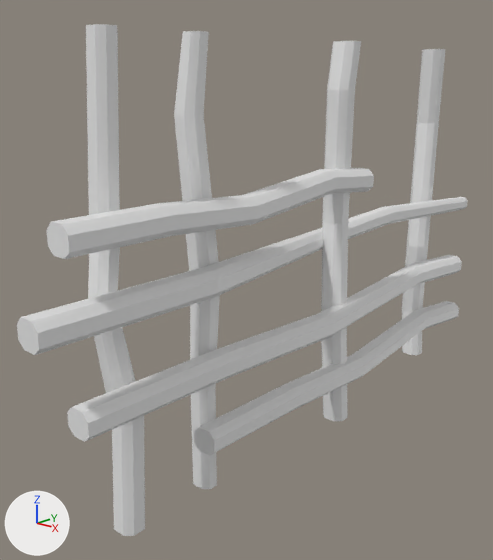
What one commit did to the Blender file cerca2.blend.
Camera for both pictures: a camera (50 mm lens) standing at (3.19, -3.03, 3.03) and looking at (-0.32, 0.8, 1.51). Every picture has the same lights, and +X, +Y and +Z are marked at lower left. The first picture is the older version.

The older version as bpy lines, for what is in view:
```python
me_cube = bpy.data.meshes.new('Cube')
me_cube.from_pydata(...)  # 98 vertices, 96 faces; spans x -0.56..0.39, y -0.49..0.6, z -0.98..0.98
me_cube.materials.append(mat_material)  # white #e7e7e7
me_cube_004 = bpy.data.meshes.new('Cube.004')
me_cube_004.from_pydata(...)  # 98 vertices, 96 faces; spans x -0.02..1.12, y -0.54..0.6, z -0.9..0.91
me_cube_004.materials.append(mat_material_004)  # white #e7e7e7
me_cube_006 = bpy.data.meshes.new('Cube.006')
me_cube_006.from_pydata(...)  # 98 vertices, 96 faces; spans x -0.02..1.12, y -0.54..0.6, z -0.9..0.91
me_cube_006.materials.append(mat_material_006)  # white #e7e7e7
me_cube_007 = bpy.data.meshes.new('Cube.007')
me_cube_007.from_pydata(...)  # 98 vertices, 96 faces; spans x -0.02..1.12, y -0.54..0.6, z -0.9..0.91
me_cube_007.materials.append(mat_material_007)  # white #e7e7e7
ob_troncohorizontal1 = bpy.data.objects.new('TroncoHorizontal1', me_cube_004)
ob_troncohorizontal1.location = (0.0, 0.26, 2.25)
ob_troncohorizontal1.rotation_euler = (-1.568, 0.0, 0.0)  # degrees (-90, 0, 0)
ob_troncohorizontal1.scale = (0.252, 0.22, 1.59)
ob_troncohorizontal3 = bpy.data.objects.new('TroncoHorizontal3', me_cube_006)
ob_troncohorizontal3.location = (0.0, 1.152, 1.197)
ob_troncohorizontal3.rotation_euler = (-1.568, 0.0, 0.0)  # degrees (-90, 0, 0)
ob_troncohorizontal3.scale = (0.252, 0.22, 2.54)
ob_troncohorizontal4 = bpy.data.objects.new('TroncoHorizontal4', me_cube_007)
ob_troncohorizontal4.location = (0.0, 1.653, 0.687)
ob_troncohorizontal4.rotation_euler = (-1.568, 0.0, 0.0)  # degrees (-90, 0, 0)
ob_troncohorizontal4.scale = (0.252, 0.22, 2.02)
ob_troncovertical1 = bpy.data.objects.new('TroncoVertical1', me_cube)
ob_troncovertical1.location = (0.0, 0.0, 1.752)
ob_troncovertical1.scale = (0.252, 0.22, 1.59)
# also in view: 'TroncoVertical2' at (0.05, 1.48, 1.75); 'TroncoVertical3' at (-0.18, 3.29, 1.75); 'TroncoHorizontal2' at (0.03, 1.15, 1.79); 'TroncoVertical4' at (-0.02, -0.71, 1.75)
```
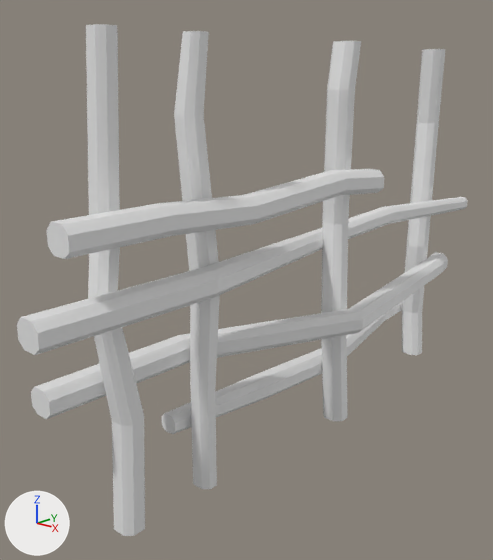
What changed in the scene script:
```text
Change me_cube_004:
    used by ob_troncohorizontal1; location = (0.0, 0.26, 2.25); rotation_euler = (-1.568, 0.0, 0.0), in degrees (-90, 0, 0); scale = (0.252, 0.22, 1.59)
    remove me_cube_004.from_pydata(...)  # 98 vertices, 96 faces; spans x -0.02..1.12, y -0.54..0.6, z -0.9..0.91
    add me_cube_004.from_pydata(...)  # 98 vertices, 96 faces; spans x 0.34..1.35, y -0.54..0.6, z -0.9..0.91
    me_cube_004 part 1: all 41 vertices in x -0.02..0.96, y -0.54..0.42, z 0.62..0.91 are moved by (0.38, 0.0, 0.0)
Change me_cube_006:
    used by ob_troncohorizontal3; location = (0.0, 1.152, 1.197); rotation_euler = (-1.568, 0.0, 0.0), in degrees (-90, 0, 0); scale = (0.252, 0.22, 2.54)
    remove me_cube_006.from_pydata(...)  # 98 vertices, 96 faces; spans x -0.02..1.12, y -0.54..0.6, z -0.9..0.91
    add me_cube_006.from_pydata(...)  # 98 vertices, 96 faces; spans x 0.34..3.11, y -0.53..0.61, z -0.9..0.91
    me_cube_006 part 2: all 16 vertices in x -0.02..0.77, y -0.54..0.29, z 0.62 are moved by (1.54, 0.01, 0.15)
    me_cube_006 part 3: all 16 vertices in x 0.34..1.12, y -0.22..0.6, z 0.0 are moved by (1.99, 0.0, 0.1)
    other edits to the shape of me_cube_006 do not show in these pictures
Change me_cube_007:
    used by ob_troncohorizontal4; location = (0.0, 1.653, 0.687); rotation_euler = (-1.568, 0.0, 0.0), in degrees (-90, 0, 0); scale = (0.252, 0.22, 2.02)
    remove me_cube_007.from_pydata(...)  # 98 vertices, 96 faces; spans x -0.02..1.12, y -0.54..0.6, z -0.9..0.91
    add me_cube_007.from_pydata(...)  # 98 vertices, 96 faces; spans x -1.89..-0.02, y -0.4..0.6, z -0.9..0.91
    me_cube_007 part 4: 98 of 98 vertices moved; they spanned x -0.02..1.12, y -0.54..0.6, z -0.9..0.91 and now span x -1.89..-0.02, y -0.4..0.6, z -0.9..0.91; mean shift (-1.6, 0.05, 0.0)
Change ob_troncohorizontal3:
    ob_troncohorizontal3.location: (0.0, 1.152, 1.197) -> (-0.387, 1.152, 1.197)
```

Boxes (x1, y1, x2, y2) around the edits, measured in the pictures (493 x 560 px; the box of a moved part takes in the faces that stretch with it):
'TroncoHorizontal3', reshaped, moved (11% shorter): before (67, 255, 462, 442); after (31, 252, 448, 419)
'TroncoHorizontal1', reshaped: before (47, 168, 374, 259); after (47, 169, 384, 259)
'TroncoHorizontal4', reshaped (9% narrower, 15% shorter): before (194, 301, 459, 456); after (162, 302, 402, 434)
part 1 of me_cube_004, moved or reshaped: before (244, 168, 374, 224); after (244, 169, 384, 224)
part 2 of me_cube_006, moved or reshaped: before (409, 255, 462, 284); after (430, 252, 448, 272)
part 3 of me_cube_006, moved or reshaped: before (218, 265, 423, 377); after (179, 257, 442, 358)
